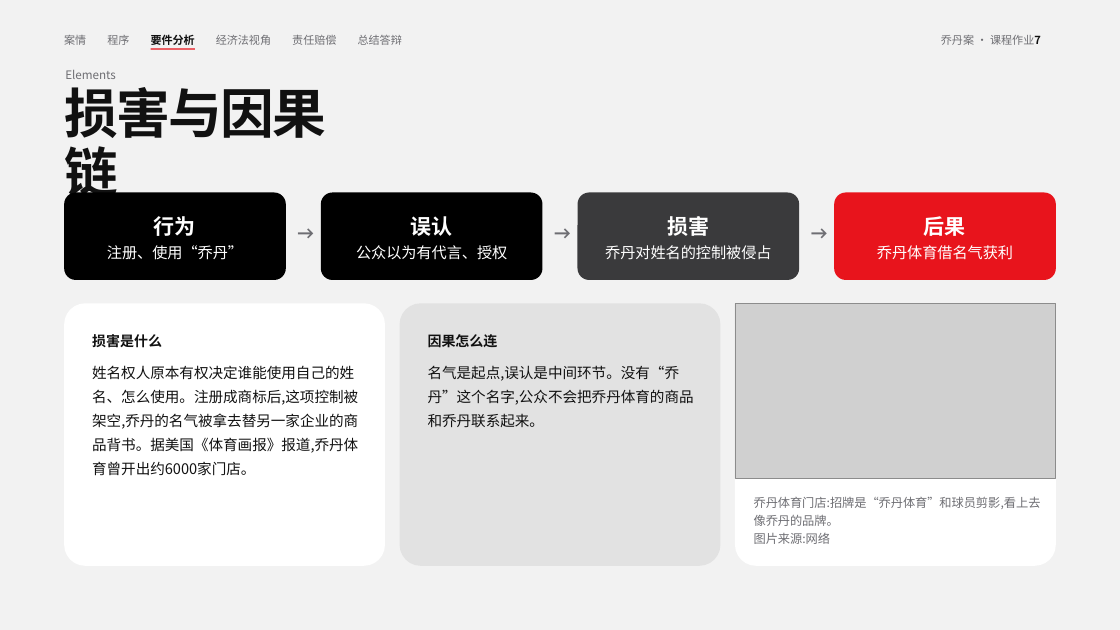
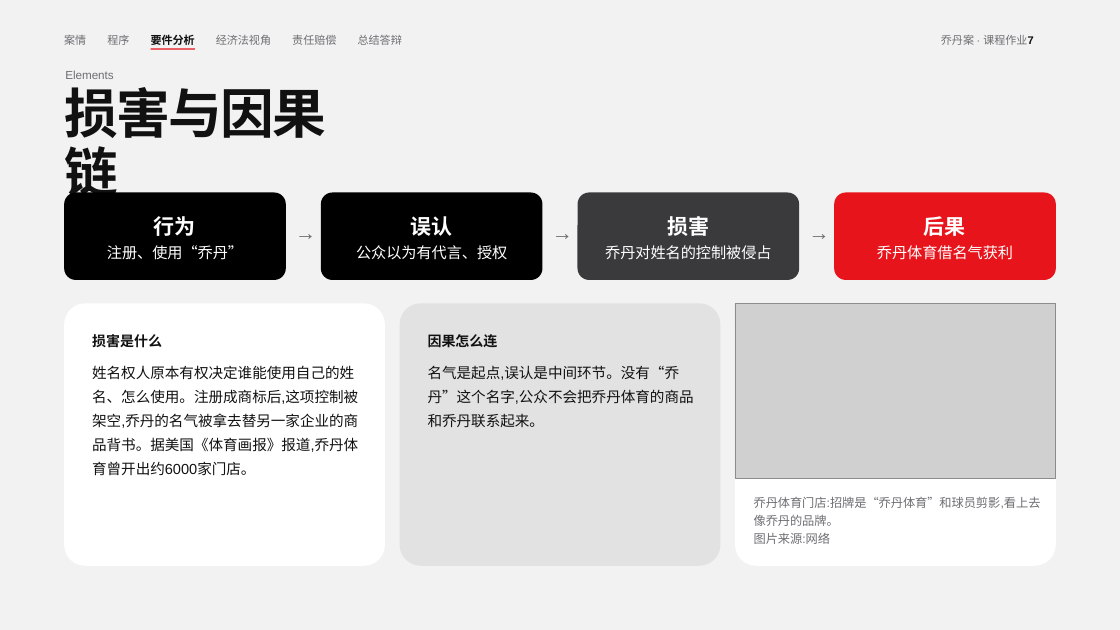
Before and after one commit to shiyaitsme/slide-atelier, a slide deck: slide 7 of decks/qiaodan-case/乔丹案_可编辑.pptx. Drawn at 1120x630 pixels with LibreOffice and Linux fonts; fonts in the diff are those of the drawing; grey boxes stand for pictures. Boxes give left, top, right and bottom in pixels: in the first picture for what was removed or moved away, otherwise in the second. Text is boxed around its words. In the diff, an @@ line names an element or a change of style, - is before the commit and + after.

Commit message:
qiaodan-case: editable pptx uses PingFang SC / Helvetica Neue; add font options to build_from_html

```diff
--- a/decks/qiaodan-case/乔丹案_可编辑.pptx
+++ b/decks/qiaodan-case/乔丹案_可编辑.pptx
@@ font Manrope to Arial in 3 elements at (295,224,308,245), (552,224,565,245), (808,224,821,245) @@
@@ font Noto Sans CJK SC to Arial in 5 elements at (941,35,1033,45), (65,70,113,79), (64,78,326,206), (92,365,358,476), (754,497,1041,544) @@
```
Also in this commit, not shown: 13 other slides changed, 1 other file.
